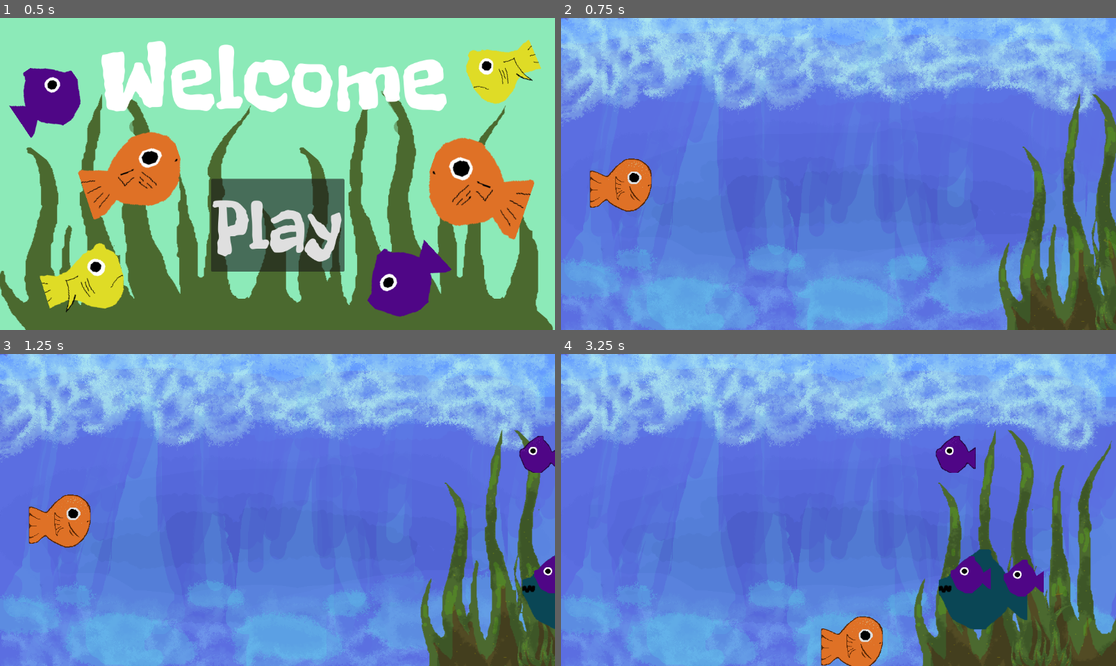
Above: before the commit, frames 1-4 (two rows, left to right).
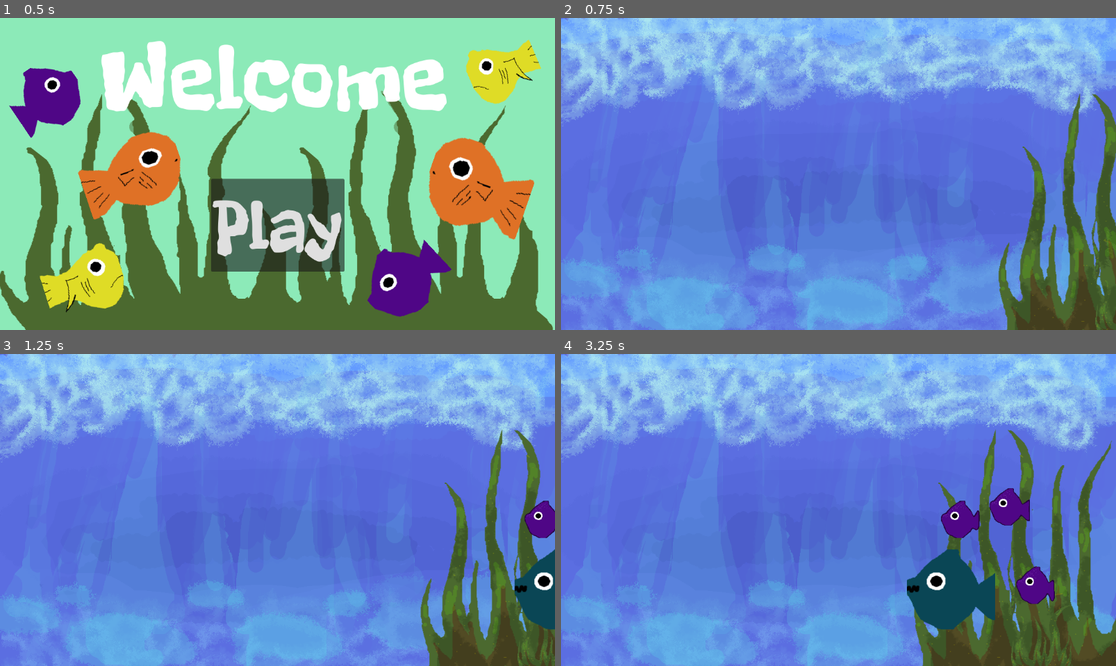
Above: after the commit, the same moments.

Repository: simvatch/Fish-Eater
Game: Godot game, scene res://menu.tscn
Same seed, same stepped clock (60 frames per second), same inputs: the game is played once before the commit and once after it.
Inputs:
- Up to frame 1 (0.5 s): no input
- Up to frame 2 (0.75 s): click "Play" at 0.5 s
- Up to frame 3 (1.25 s): no input
- Up to frame 4 (3.25 s): hold Right (right) 1.28-2.03 s; hold Down (down) 2.03-2.78 s; hold Right (right) from 2.78 s (still down)

Frame 1 is identical in both runs. In frame 2, 1.4% of the frame differs, in the area x 5-17%, y 44-63%; in frame 3, 3.2%; in frame 4, 6.8%, in the area x 46-89%, y 26-100%.

Commit message:
Purple Animations

Diff:
--- a/blue.gd
+++ b/blue.gd
@@ -1,6 +1,6 @@
 extends Area2D
 
-@export var move_speed := 150
+@export var move_speed := 175
 @export var spawn_x := 1200
 @export var despawn_x := -100
 @export var min_y := 200
--- a/underwater.tscn
+++ b/underwater.tscn
@@ -6,12 +6,13 @@
 [ext_resource type="Texture2D" uid="uid://dlscttcahng1e" path="res://new-mega-weed.png" id="5_2ru4w"]
 [ext_resource type="Script" uid="uid://bd6nlamge5ib8" path="res://seaweed.gd" id="5_mip7y"]
 [ext_resource type="Texture2D" uid="uid://qlgqbsj54ykc" path="res://new-reg-weed.png" id="6_0q4ab"]
-[ext_resource type="Texture2D" uid="uid://2dcxb3e3pn5l" path="res://new-player-swim.png" id="7_ac1bu"]
 [ext_resource type="Script" uid="uid://ddcupoy7fv8t5" path="res://enemies.gd" id="9_0q4ab"]
-[ext_resource type="Texture2D" uid="uid://bg20jamvnu5hg" path="res://food-small.png" id="10_ac1bu"]
+[ext_resource type="Texture2D" uid="uid://b2f6jesilsyfm" path="res://new-food-small-swim1.png" id="10_mn0x3"]
+[ext_resource type="Texture2D" uid="uid://dvraptg0mcpfp" path="res://new-food-small-swim2.png" id="11_2ru4w"]
 [ext_resource type="Texture2D" uid="uid://d3xbjthmisuoi" path="res://blue_food.png" id="11_ac1bu"]
-[ext_resource type="Texture2D" uid="uid://d0rka66tvivqd" path="res://new-food-small-swim-sheet.png" id="11_mn0x3"]
 [ext_resource type="Script" uid="uid://bv1owf5ijnw8d" path="res://blue.gd" id="11_x7gjk"]
+[ext_resource type="Texture2D" uid="uid://dumona87v6tw5" path="res://new-food-small-swim3.png" id="12_sxahd"]
+[ext_resource type="Texture2D" uid="uid://cngtfatfhsgdx" path="res://new-food-small-swim4.png" id="13_egjh1"]
 
 [sub_resource type="GDScript" id="GDScript_x7gjk"]
 
@@ -20,8 +21,70 @@
 [sub_resource type="RectangleShape2D" id="RectangleShape2D_0q4ab"]
 size = Vector2(130.99991, 110.99997)
 
+[sub_resource type="SpriteFrames" id="SpriteFrames_6u020"]
+
 [sub_resource type="RectangleShape2D" id="RectangleShape2D_ac1bu"]
 size = Vector2(87, 82.75623)
+
+[sub_resource type="SpriteFrames" id="SpriteFrames_cn81j"]
+animations = [{
+"frames": [{
+"duration": 1.0,
+"texture": ExtResource("11_2ru4w")
+}, {
+"duration": 1.0,
+"texture": ExtResource("12_sxahd")
+}, {
+"duration": 1.0,
+"texture": ExtResource("13_egjh1")
+}, {
+"duration": 1.0,
+"texture": ExtResource("10_mn0x3")
+}],
+"loop": true,
+"name": &"default",
+"speed": 5.0
+}]
+
+[sub_resource type="SpriteFrames" id="SpriteFrames_p80m1"]
+animations = [{
+"frames": [{
+"duration": 1.0,
+"texture": ExtResource("12_sxahd")
+}, {
+"duration": 1.0,
+"texture": ExtResource("13_egjh1")
+}, {
+"duration": 1.0,
+"texture": ExtResource("10_mn0x3")
+}, {
+"duration": 1.0,
+"texture": ExtResource("11_2ru4w")
+}],
+"loop": true,
+"name": &"default",
+"speed": 5.0
+}]
+
+[sub_resource type="SpriteFrames" id="SpriteFrames_abf7b"]
+animations = [{
+"frames": [{
+"duration": 1.0,
+"texture": ExtResource("13_egjh1")
+}, {
+"duration": 1.0,
+"texture": ExtResource("10_mn0x3")
+}, {
+"duration": 1.0,
+"texture": ExtResource("11_2ru4w")
+}, {
+"duration": 1.0,
+"texture": ExtResource("12_sxahd")
+}],
+"loop": true,
+"name": &"default",
+"speed": 5.0
+}]
 
 [node name="Node2D" type="Node2D"]
 script = SubResource("GDScript_x7gjk")
@@ -55,14 +118,15 @@
 scale = Vector2(1.0000007, -1)
 script = ExtResource("3_1k4jg")
 
-[node name="Sprite2D" type="Sprite2D" parent="Character"]
-position = Vector2(-2.0000076, -0.99999046)
-texture = ExtResource("7_ac1bu")
-hframes = 4
-
 [node name="CollisionShape2D" type="CollisionShape2D" parent="Character"]
 position = Vector2(-0.99999833, 2)
 shape = SubResource("RectangleShape2D_0q4ab")
+
+[node name="AnimatedSprite2D" type="AnimatedSprite2D" parent="Character"]
+position = Vector2(121.99995, -345)
+rotation = -3.1415925
+scale = Vector2(0.9999993, -1)
+sprite_frames = SubResource("SpriteFrames_6u020")
 
 [node name="Blue" type="Area2D" parent="." groups=["Colliding"]]
 position = Vector2(940.5, 251.5)
@@ -84,41 +148,44 @@
 scale = Vector2(0.64843756, 0.6015625)
 script = ExtResource("9_0q4ab")
 
-[node name="Purple" type="Sprite2D" parent="Purple"]
-scale = Vector2(0.99999994, 1)
-texture = ExtResource("11_mn0x3")
-hframes = 4
-
 [node name="Purple2" type="CollisionShape2D" parent="Purple"]
 scale = Vector2(1.5421684, 1.6623377)
 shape = SubResource("RectangleShape2D_ac1bu")
+
+[node name="Purple" type="AnimatedSprite2D" parent="Purple"]
+position = Vector2(171.95177, 180.36362)
+scale = Vector2(0.9999999, 1)
+sprite_frames = SubResource("SpriteFrames_cn81j")
+autoplay = "default"
 
 [node name="Purple2" type="Area2D" parent="." groups=["Colliding"]]
 position = Vector2(940.5, 251.5)
 scale = Vector2(0.64843756, 0.6015625)
 script = ExtResource("9_0q4ab")
 
-[node name="Purple" type="Sprite2D" parent="Purple2"]
-position = Vector2(30.843384, 191.16885)
-scale = Vector2(0.99999994, 1)
-texture = ExtResource("10_ac1bu")
-
 [node name="Purple2" type="CollisionShape2D" parent="Purple2"]
-position = Vector2(30.843384, 191.16885)
+position = Vector2(173.49408, 180.36365)
 scale = Vector2(1.5421684, 1.6623377)
 shape = SubResource("RectangleShape2D_ac1bu")
+
+[node name="Purple" type="AnimatedSprite2D" parent="Purple2"]
+scale = Vector2(0.9999999, 1)
+sprite_frames = SubResource("SpriteFrames_p80m1")
+autoplay = "default"
 
 [node name="Purple3" type="Area2D" parent="." groups=["Colliding"]]
 position = Vector2(940.5, 251.5)
 scale = Vector2(0.64843756, 0.6015625)
 script = ExtResource("9_0q4ab")
 
-[node name="Purple" type="Sprite2D" parent="Purple3"]
-position = Vector2(69.39758, 359.06497)
-scale = Vector2(0.99999994, 1)
-texture = ExtResource("10_ac1bu")
+[node name="Purple" type="AnimatedSprite2D" parent="Purple3"]
+position = Vector2(108.72287, 383.16882)
+scale = Vector2(0.98795146, 1.0064936)
+sprite_frames = SubResource("SpriteFrames_abf7b")
+autoplay = "default"
+frame_progress = 0.7624017
 
 [node name="Purple2" type="CollisionShape2D" parent="Purple3"]
-position = Vector2(69.397705, 359.06497)
+position = Vector2(107.18074, 383.16888)
 scale = Vector2(1.5421684, 1.6623377)
 shape = SubResource("RectangleShape2D_ac1bu")
Not shown, added: new-food-small-swim1.png.import
Not shown, added: new-food-small-swim2.png.import
Not shown, added: new-food-small-swim3.png.import
Not shown, added: new-food-small-swim4.png.import
Not shown: 1 places in underwater.tscn that only renumber resources
